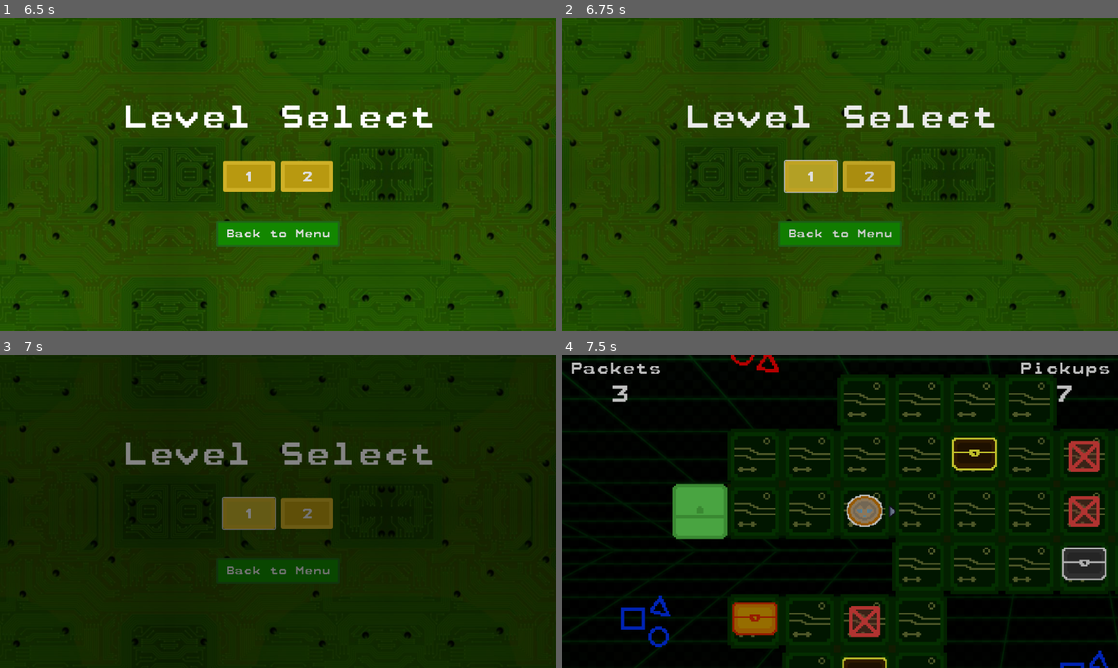
Above: before the commit, frames 1-4 (two rows, left to right).
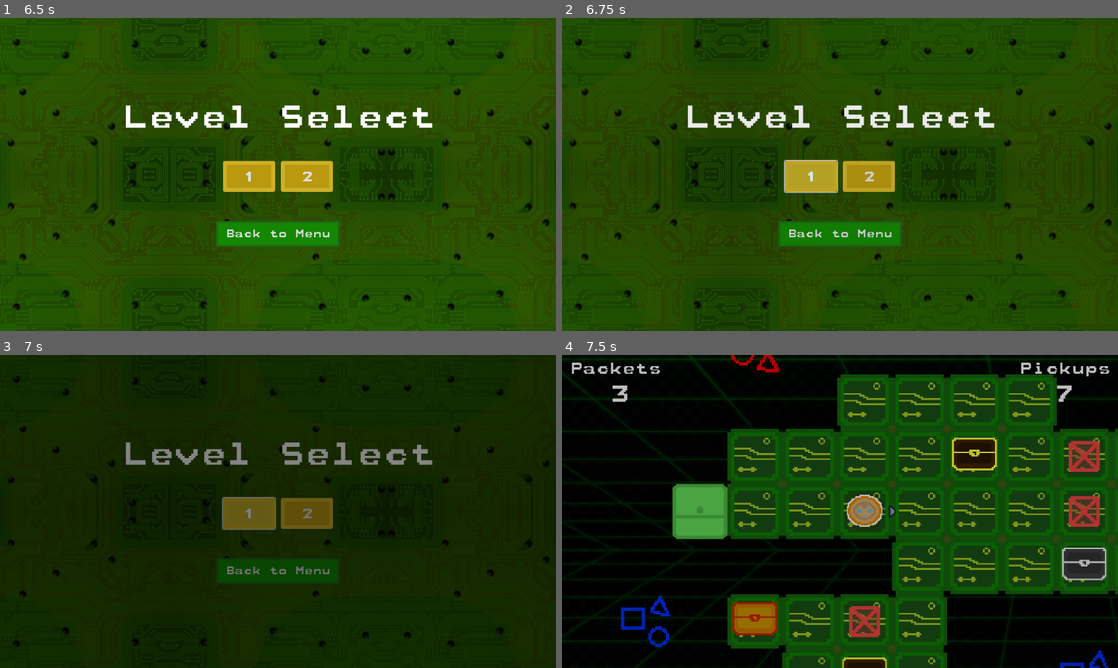
Above: after the commit, the same moments.

Repository: ferupk/csui-igj-web-scrapper
Game: Godot game, scene res://scenes/splash_screen.tscn
Same seed, same stepped clock (60 frames per second), same inputs: the game is played once before the commit and once after it.
Inputs:
- Up to frame 1 (6.5 s): tap Enter at 0.5 s; hold Right (player_right) 0.53-1.28 s; tap Z (player_action) every 1.5 s from 0.6 to 5.1 s; tap R (restart, bound only after the commit) at 1.25, 2, 2.75, 3.5, 4.15, 5 s; hold Down (player_down) 1.28-2.03 s; tap X (player_halt) at 1.35, 2.85, 4.35 s; hold Right (player_right) 2.03-2.78 s; hold Up (player_up) 2.78-3.53 s; hold Left (player_left) 3.53-5.03 s; hold Down (player_down) 5.03-5.75 s; click "Play Game" at 5.75 s
- Up to frame 2 (6.75 s): click "1" at 6.5 s
- Up to frame 3 (7 s): no input
- Up to frame 4 (7.5 s): hold Right (player_right) from 7.28 s (still down); tap X (player_halt) at 7.35 s

Frames 1-3 are identical in both runs. In frame 4, 42% of the frame differs, in the area x 29-100%, y 6-100%.

Commit message:
VFX, SFX, and QoL improvements

Diff:
--- a/project.godot
+++ b/project.godot
@@ -61,3 +61,8 @@
 "events": [Object(InputEventKey,"resource_local_to_scene":false,"resource_name":"","device":-1,"window_id":0,"alt_press …(192 unchanged characters)…
 ]
 }
+restart={
+"deadzone": 0.5,
+"events": [Object(InputEventKey,"resource_local_to_scene":false,"resource_name":"","device":-1,"window_id":0,"alt_pressed":false,"shift_pressed":false,"ctrl_pressed":false,"meta_pressed":false,"pressed":false,"keycode":82,"physical_keycode":0,"key_label":0,"unicode":114,"location":0,"echo":false,"script":null)
+]
+}
--- a/scenes/level_complete.tscn
+++ b/scenes/level_complete.tscn
@@ -1,9 +1,10 @@
-[gd_scene load_steps=6 format=3 uid="uid://d3roe3tmg4g5o"]
+[gd_scene load_steps=7 format=3 uid="uid://d3roe3tmg4g5o"]
 
 [ext_resource type="Script" path="res://scripts/level_complete.gd" id="1_k50rm"]
 [ext_resource type="FontFile" uid="uid://bhb13frq7x54n" path="res://assets/fonts/EuropeanTeletext.ttf" id="2_i0cbj"]
 [ext_resource type="PackedScene" uid="uid://cj7002sqxufld" path="res://scenes/objective_checkbox.tscn" id="2_ktckl"]
 [ext_resource type="Theme" uid="uid://b0vo6jf1kqs44" path="res://button_font.tres" id="4_5vwl0"]
+[ext_resource type="AudioStream" uid="uid://cp0ojxxcovgpw" path="res://assets/sounds/level_win.wav" id="5_rbuxu"]
 
 [sub_resource type="StyleBoxFlat" id="StyleBoxFlat_7ifp5"]
 bg_color = Color(0.0745098, 0.529412, 0, 1)
@@ -72,4 +73,8 @@
 theme = ExtResource("4_5vwl0")
 text = "Done"
 
+[node name="SFX" type="AudioStreamPlayer" parent="."]
+stream = ExtResource("5_rbuxu")
+volume_db = 6.0
+
 [connection signal="pressed" from="CenterContainer/PanelContainer/MarginContainer/VBoxContainer/DoneButton" to="." method="_to_level_select"]
--- a/scenes/level_lost.tscn
+++ b/scenes/level_lost.tscn
@@ -1,8 +1,9 @@
-[gd_scene load_steps=5 format=3 uid="uid://d3gtnxf2m1aff"]
+[gd_scene load_steps=6 format=3 uid="uid://d3gtnxf2m1aff"]
 
 [ext_resource type="Script" path="res://scripts/level_lost.gd" id="1_j17qn"]
 [ext_resource type="FontFile" uid="uid://bhb13frq7x54n" path="res://assets/fonts/EuropeanTeletext.ttf" id="2_ooyb5"]
 [ext_resource type="Theme" uid="uid://b0vo6jf1kqs44" path="res://button_font.tres" id="4_0kc8x"]
+[ext_resource type="AudioStream" uid="uid://fhtujjjoawxc" path="res://assets/sounds/level_lose.wav" id="4_ji4gv"]
 
 [sub_resource type="StyleBoxFlat" id="StyleBoxFlat_7ifp5"]
 bg_color = Color(0.0745098, 0.529412, 0, 1)
@@ -67,5 +68,10 @@
 text = "Quit
 "
 
+[node name="SFX" type="AudioStreamPlayer" parent="."]
+stream = ExtResource("4_ji4gv")
+volume_db = -6.0
+bus = &"Music"
+
 [connection signal="pressed" from="CenterContainer/PanelContainer/MarginContainer/VBoxContainer/VBoxContainer/RetryButton" to="." method="_retry_level"]
 [connection signal="pressed" from="CenterContainer/PanelContainer/MarginContainer/VBoxContainer/VBoxContainer/QuitButton" to="." method="_to_level_select"]
--- a/scenes/objects/player.tscn
+++ b/scenes/objects/player.tscn
@@ -1,11 +1,12 @@
-[gd_scene load_steps=8 format=3 uid="uid://bmdgrroks0o7u"]
+[gd_scene load_steps=9 format=3 uid="uid://bmdgrroks0o7u"]
 
 [ext_resource type="Script" path="res://scripts/player.gd" id="1_8pxfo"]
 [ext_resource type="Texture2D" uid="uid://ca686bp5rpt03" path="res://assets/sprites/player.png" id="2_256lm"]
 [ext_resource type="Texture2D" uid="uid://xyuvxmx7e24k" path="res://assets/sprites/pointer.png" id="3_6k31o"]
-[ext_resource type="FontFile" uid="uid://c6y7yr0tcuplh" path="res://assets/fonts/Rodin-Pro-DB.otf" id="4_yfanw"]
+[ext_resource type="FontFile" uid="uid://bhb13frq7x54n" path="res://assets/fonts/EuropeanTeletext.ttf" id="4_2w0sn"]
 [ext_resource type="AudioStream" uid="uid://crefmbnmubajg" path="res://assets/sounds/pick_up.wav" id="5_h71c6"]
 [ext_resource type="AudioStream" uid="uid://b0eedficcbc3t" path="res://assets/sounds/drop.ogg" id="6_52kib"]
+[ext_resource type="AudioStream" uid="uid://cr2p2ngqqfgu" path="res://assets/sounds/step.wav" id="7_1m3un"]
 
 [sub_resource type="RectangleShape2D" id="RectangleShape2D_dpjqc"]
 size = Vector2(42, 42)
@@ -28,20 +29,22 @@
 rotation = 0.0959931
 scale = Vector2(1.5, 1.5)
 
+[node name="Counter" type="Label" parent="."]
+texture_filter = 1
+offset_left = -20.0
+offset_top = -47.0
+offset_right = 20.0
+offset_bottom = -24.0
+theme_override_fonts/font = ExtResource("4_2w0sn")
+theme_override_font_sizes/font_size = 24
+text = "0"
+horizontal_alignment = 1
+vertical_alignment = 1
+
 [node name="DirectionGuide" type="Sprite2D" parent="."]
 texture_filter = 1
 position = Vector2(0, 32)
 texture = ExtResource("3_6k31o")
-
-[node name="Counter" type="Label" parent="."]
-offset_left = -20.0
-offset_top = -47.0
-offset_right = 20.0
-offset_bottom = -24.0
-theme_override_fonts/font = ExtResource("4_yfanw")
-text = "0"
-horizontal_alignment = 1
-vertical_alignment = 1
 
 [node name="RayCast2D" type="RayCast2D" parent="."]
 target_position = Vector2(0, 64)
@@ -55,8 +58,15 @@
 
 [node name="PickUp" type="AudioStreamPlayer" parent="SFX"]
 stream = ExtResource("5_h71c6")
+volume_db = 8.0
 bus = &"SFX"
 
 [node name="Drop" type="AudioStreamPlayer" parent="SFX"]
 stream = ExtResource("6_52kib")
 bus = &"SFX"
+
+[node name="Step" type="AudioStreamPlayer" parent="SFX"]
+stream = ExtResource("7_1m3un")
+volume_db = -6.0
+pitch_scale = 1.5
+bus = &"SFX"
--- a/scripts/game_level.gd
+++ b/scripts/game_level.gd
@@ -11,3 +11,11 @@
 	LevelProgress.packet_count = packet_count
 	LevelProgress.pickup_limit = pickup_limit
 	LevelProgress.pickup_par = pickup_par
+
+
+func _process(_delta: float) -> void:
+	if Input.is_action_just_pressed("restart") and !LevelProgress.level_end:
+		LevelProgress.end_level()
+		await GroundController.fade_in()
+		get_tree().call_deferred("reload_current_scene")
+		GroundController.fade_out()
--- a/scripts/globals/level_progress.gd
+++ b/scripts/globals/level_progress.gd
@@ -6,23 +6,26 @@
 
 var pickup_count: int = 0
 var bonus_collected: bool = false
-var level_completed: bool = false
+
+var level_end: bool = false
 
 
 func reset_progress():
 	pickup_count = 0
 	bonus_collected = false
-	level_completed = false
+	level_end = false
 
 
 func check_completion():
 	if packet_count == 0:
+		end_level()
 		var scene = preload("res://scenes/level_complete.tscn")
 		add_child(scene.instantiate())
 
 
 func check_limit():
 	if pickup_limit == pickup_count and packet_count > 0:
+		end_level()
 		var scene = preload("res://scenes/level_lost.tscn")
 		add_child(scene.instantiate())
 
@@ -33,3 +36,7 @@
 
 func pickups_left():
 	return pickup_limit - pickup_count
+
+
+func end_level():
+	level_end = true
--- a/scripts/level_complete.gd
+++ b/scripts/level_complete.gd
@@ -6,10 +6,11 @@
 var par_objective = $CenterContainer/PanelContainer/MarginContainer/VBoxContainer/Objectives/ParObjective
 @onready
 var bonus_objective = $CenterContainer/PanelContainer/MarginContainer/VBoxContainer/Objectives/BonusObjective
+@onready var sfx = $SFX
 
 
 func _ready() -> void:
-	Engine.time_scale = 0
+	sfx.play()
 
 	par_objective.update_objective(
 		"Beat the level in " + str(LevelProgress.pickup_par) + " moves or less"
@@ -25,7 +26,6 @@
 
 
 func _to_level_select() -> void:
-	Engine.time_scale = 1
 	await GroundController.fade_in()
 	get_tree().call_deferred("change_scene_to_file", "res://scenes/level_select.tscn")
 	BGMController.change_music("menu")
--- a/scripts/level_lost.gd
+++ b/scripts/level_lost.gd
@@ -1,12 +1,13 @@
 extends Node
+
+@onready var sfx = $SFX
 
 
 func _ready() -> void:
-	Engine.time_scale = 0
+	sfx.play()
 
 
 func _retry_level() -> void:
-	Engine.time_scale = 1
 	await GroundController.fade_in()
 	get_tree().call_deferred("reload_current_scene")
 	GroundController.fade_out()
@@ -14,7 +15,6 @@
 
 
 func _to_level_select() -> void:
-	Engine.time_scale = 1
 	await GroundController.fade_in()
 	get_tree().call_deferred("change_scene_to_file", "res://scenes/level_select.tscn")
 	BGMController.change_music("menu")
--- a/scripts/player.gd
+++ b/scripts/player.gd
@@ -10,6 +10,7 @@
 @onready var sfx = {
 	"pick_up": $SFX/PickUp,
 	"drop": $SFX/Drop,
+	"step": $SFX/Step,
 }
 
 var moving = false
@@ -36,6 +37,9 @@
 
 
 func _process(_delta: float) -> void:
+	if LevelProgress.level_end:
+		return
+
 	var collider = ray.get_collider()
 
 	if Input.is_action_just_pressed("player_action") and holding:
@@ -56,13 +60,19 @@
 			collider.pick_up()
 			self.pick_up()
 
-	counter.text = str(hold_steps)
+	if holding and holding.dead:
+		counter.text = "X"
+		counter.set_modulate(Color(1, 0, 0))
+	else:
+		counter.text = str(hold_steps)
+		counter.set_modulate(Color(1, 1, 1))
+
 	direction_guide.position = ray.target_position / 2
 	direction_guide.rotation = ray.target_position.angle()
 
 
 func _unhandled_input(event):
-	if moving:
+	if moving or LevelProgress.level_end:
 		return
 	for dir in inputs.keys():
 		if event.is_action_pressed(dir):
@@ -89,6 +99,7 @@
 		)
 
 		moving = true
+		sfx.step.play()
 		await tween.finished
 		moving = false
 
Not shown, added: assets/sounds/level_lose.wav.import
Not shown, added: assets/sounds/level_win.wav.import
Not shown, added: assets/sounds/step.wav.import
Binary file changed: assets/sprites/player.png
Binary file changed: assets/sprites/tileset_circuit.png
Not shown, added: assets/sounds/level_lose.wav
Not shown, added: assets/sounds/level_win.wav
Not shown, added: assets/sounds/step.wav
Not shown, removed: assets/sprites/collector.png~
Not shown, removed: assets/sprites/dead_packet.png~
Not shown, removed: assets/sprites/packet.png~
Not shown, removed: assets/sprites/player.png~
(and 6 more such lines)
